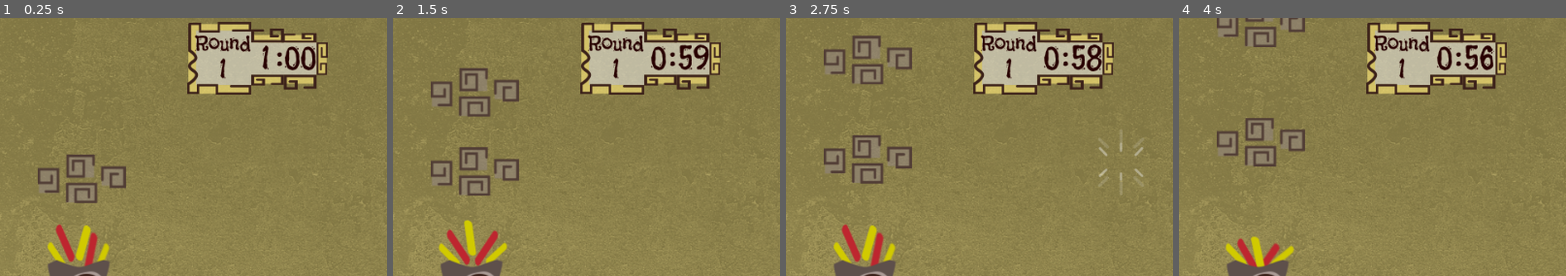
Above: before the commit, frames 1-4 (left to right).
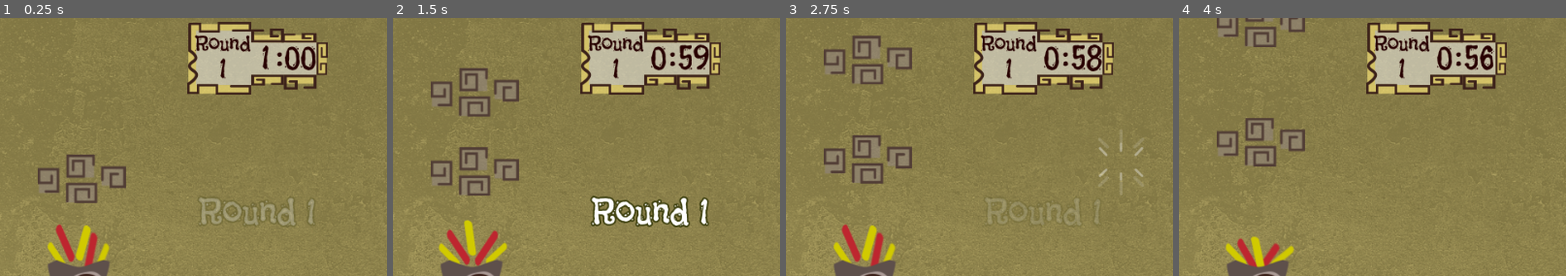
Above: after the commit, the same moments.

Repository: solivo/popol
Game: Godot game, scene res://main/Main.tscn
Same seed, same stepped clock (60 frames per second), same inputs: the game is played once before the commit and once after it.
Inputs (mouse positions are % of the whole screen's width and height, from its top left):
- Up to frame 1 (0.25 s): no input
- Up to frame 2 (1.5 s): move the mouse to (72, 45) at 0.52 s; press the mouse at (72, 45) at 0.53 s; move the mouse to (30, 55) at 1.27 s; release the mouse at (30, 55) at 1.28 s; click (30, 55) at 1.35 s
- Up to frame 3 (2.75 s): move the mouse to (60, 28) at 2.02 s; press the mouse at (60, 28) at 2.03 s
- Up to frame 4 (4 s): move the mouse to (45, 70) at 2.77 s; release the mouse at (45, 70) at 2.78 s; click (45, 70) at 2.85 s; move the mouse to (80, 65) at 3.52 s; press the mouse at (80, 65) at 3.53 s
The pictures show only the part of the screen within x 17-67%, y 0-50%; the shares and areas given below are measured in that part.

The runs differ from the first frame. In frame 1, 1.0% of the frame differs, in the area x 51-82%, y 69-81%; in frame 2, 2.3%, in the area x 50-82%, y 68-82%; in frame 3, 0.2%; in frame 4, nothing differs.

Commit message:
Game Over Panel GUI created

Diff:
--- a/main/Main.tscn
+++ b/main/Main.tscn
@@ -19,6 +19,12 @@
 [ext_resource path="res://scenes/gui/assets/powers_buttons/meteor_button_normal.png" type="Texture" id=17]
 [ext_resource path="res://scenes/gui/assets/powers_buttons/meteor_button_pressed.png" type="Texture" id=18]
 [ext_resource path="res://scenes/gui/assets/powers_buttons/meteor_button_disabled.png" type="Texture" id=19]
+[ext_resource path="res://scenes/gui/assets/fonts/round_announcer_font.tres" type="DynamicFont" id=20]
+[ext_resource path="res://scenes/gui/assets/fonts/game_over_announcer_font.tres" type="DynamicFont" id=21]
+[ext_resource path="res://scenes/gui/assets/game_over_panel/game_over_panel_background.png" type="Texture" id=22]
+[ext_resource path="res://scenes/gui/assets/game_over_panel/restart_button_normal.png" type="Texture" id=23]
+[ext_resource path="res://scenes/gui/assets/game_over_panel/restart_button_pressed.png" type="Texture" id=24]
+[ext_resource path="res://scenes/gui/assets/fonts/game_over_buttons_font.tres" type="DynamicFont" id=25]
 
 [sub_resource type="DynamicFont" id=1]
 size = 26
@@ -26,6 +32,69 @@
 
 [sub_resource type="DynamicFont" id=2]
 size = 35
+font_data = ExtResource( 4 )
+
+[sub_resource type="Animation" id=3]
+resource_name = "round_announcing"
+length = 3.0
+tracks/0/type = "value"
+tracks/0/path = NodePath("RoundAnnouncerLabel:visible")
+tracks/0/interp = 1
+tracks/0/loop_wrap = true
+tracks/0/imported = false
+tracks/0/enabled = true
+tracks/0/keys = {
+"times": PoolRealArray( 0, 2.9 ),
+"transitions": PoolRealArray( 1, 1 ),
+"update": 0,
+"values": [ true, false ]
+}
+tracks/1/type = "value"
+tracks/1/path = NodePath("RoundAnnouncerLabel:self_modulate")
+tracks/1/interp = 1
+tracks/1/loop_wrap = true
+tracks/1/imported = false
+tracks/1/enabled = true
+tracks/1/keys = {
+"times": PoolRealArray( 0, 0.9, 2, 2.9 ),
+"transitions": PoolRealArray( 1, 1, 1, 1 ),
+"update": 0,
+"values": [ Color( 1, 1, 1, 0 ), Color( 1, 1, 1, 1 ), Color( 1, 1, 1, 1 ), Color( 1, 1, 1, 0 ) ]
+}
+
+[sub_resource type="Animation" id=4]
+resource_name = "game_over_announcing"
+length = 3.0
+tracks/0/type = "value"
+tracks/0/path = NodePath("GameOverAnnouncerLabel:visible")
+tracks/0/interp = 1
+tracks/0/loop_wrap = true
+tracks/0/imported = false
+tracks/0/enabled = true
+tracks/0/keys = {
+"times": PoolRealArray( 0, 2.9 ),
+"transitions": PoolRealArray( 1, 1 ),
+"update": 0,
+"values": [ true, false ]
+}
+tracks/1/type = "value"
+tracks/1/path = NodePath("GameOverAnnouncerLabel:self_modulate")
+tracks/1/interp = 1
+tracks/1/loop_wrap = true
+tracks/1/imported = false
+tracks/1/enabled = true
+tracks/1/keys = {
+"times": PoolRealArray( 0, 0.9, 2, 2.9 ),
+"transitions": PoolRealArray( 1, 1, 1, 1 ),
+"update": 0,
+"values": [ Color( 1, 1, 1, 0 ), Color( 1, 1, 1, 1 ), Color( 1, 1, 1, 1 ), Color( 1, 1, 1, 0 ) ]
+}
+
+[sub_resource type="DynamicFont" id=5]
+size = 30
+outline_size = 2
+outline_color = Color( 0.25098, 0.258824, 0.0666667, 1 )
+use_filter = true
 font_data = ExtResource( 4 )
 
 [node name="Node" type="Node"]
@@ -135,6 +204,7 @@
 margin_bottom = -164.0
 
 [node name="MainPanel" type="HBoxContainer" parent="GUI"]
+editor/display_folded = true
 anchor_left = 0.5
 anchor_top = 1.0
 anchor_right = 0.5
@@ -294,7 +364,111 @@
 texture_normal = ExtResource( 17 )
 texture_pressed = ExtResource( 18 )
 texture_disabled = ExtResource( 19 )
+
+[node name="RoundAnnouncerContainer" type="MarginContainer" parent="GUI"]
+editor/display_folded = true
+anchor_left = 0.5
+anchor_top = 0.5
+anchor_right = 0.5
+anchor_bottom = 0.5
+margin_left = -72.0
+margin_top = -19.5
+margin_right = 72.0
+margin_bottom = 19.5
+custom_constants/margin_top = -160
+
+[node name="RoundAnnouncerLabel" type="Label" parent="GUI/RoundAnnouncerContainer"]
+self_modulate = Color( 1, 1, 1, 0 )
+margin_top = -90.0
+margin_right = 144.0
+margin_bottom = -32.0
+custom_fonts/font = ExtResource( 20 )
+text = "Round 1"
+
+[node name="AnimationPlayer" type="AnimationPlayer" parent="GUI/RoundAnnouncerContainer"]
+autoplay = "round_announcing"
+anims/round_announcing = SubResource( 3 )
+
+[node name="GameOverAnnouncer" type="MarginContainer" parent="GUI"]
+anchor_left = 0.5
+anchor_top = 0.5
+anchor_right = 0.5
+anchor_bottom = 0.5
+margin_left = -72.0
+margin_top = -19.5
+margin_right = 72.0
+margin_bottom = 19.5
+custom_constants/margin_top = -160
+
+[node name="GameOverAnnouncerLabel" type="Label" parent="GUI/GameOverAnnouncer"]
+visible = false
+margin_top = -90.0
+margin_right = 198.0
+margin_bottom = -32.0
+custom_fonts/font = ExtResource( 21 )
+custom_colors/font_color = Color( 1, 0.443137, 0.443137, 1 )
+text = "Game Over"
+
+[node name="AnimationPlayer" type="AnimationPlayer" parent="GUI/GameOverAnnouncer"]
+anims/game_over_announcing = SubResource( 4 )
+
+[node name="GameOverPanel" type="MarginContainer" parent="GUI"]
+editor/display_folded = true
+visible = false
+anchor_left = 0.5
+anchor_top = 0.5
+anchor_right = 0.5
+anchor_bottom = 0.5
+margin_left = -154.713
+margin_top = -179.42
+margin_right = 134.287
+margin_bottom = 26.58
+
+[node name="Background" type="TextureRect" parent="GUI/GameOverPanel"]
+margin_right = 289.0
+margin_bottom = 206.0
+texture = ExtResource( 22 )
+
+[node name="Menu" type="VBoxContainer" parent="GUI/GameOverPanel/Background"]
+anchor_left = 0.5
+anchor_top = 0.5
+anchor_right = 0.5
+anchor_bottom = 0.5
+margin_left = -66.0
+margin_top = -20.0
+margin_right = 68.5
+margin_bottom = 27.5
+alignment = 1
+
+[node name="RestartButton" type="TextureButton" parent="GUI/GameOverPanel/Background/Menu"]
+margin_right = 137.0
+margin_bottom = 55.0
+texture_normal = ExtResource( 23 )
+texture_pressed = ExtResource( 24 )
+
+[node name="Label" type="Label" parent="GUI/GameOverPanel/Background/Menu/RestartButton"]
+margin_left = 24.6471
+margin_top = 11.4433
+margin_right = 114.647
+margin_bottom = 48.4433
+custom_fonts/font = ExtResource( 25 )
+custom_colors/font_color = Color( 0.172549, 0.145098, 0.027451, 1 )
+custom_colors/font_outline_modulate = Color( 0, 0, 0, 1 )
+text = "Restart"
+
+[node name="RoundsSurvivedLabel" type="Label" parent="GUI/GameOverPanel/Background"]
+anchor_left = 0.5
+anchor_top = 0.5
+anchor_right = 0.5
+anchor_bottom = 0.5
+margin_left = -112.5
+margin_top = -65.0
+margin_right = 112.5
+margin_bottom = -16.0
+custom_fonts/font = SubResource( 5 )
+text = "Rounds survived: 1"
 [connection signal="corn_amount_changed" from="World" to="GUI" method="_on_World_corn_amount_changed"]
+[connection signal="game_over" from="World" to="GUI" method="_on_World_game_over"]
 [connection signal="meteor_button_disabled" from="World" to="GUI" method="_on_World_meteor_button_disabled"]
 [connection signal="meteor_button_enabled" from="World" to="GUI" method="_on_World_meteor_button_enabled"]
 [connection signal="meteor_panel_disabled" from="World" to="GUI" method="_on_World_meteor_panel_disabled"]
@@ -317,5 +491,6 @@
 [connection signal="gui_input" from="GUI/MainPanel/MarginContainer/UnitsPanel" to="GUI" method="_on_UnitsPanel_gui_input"]
 [connection signal="pressed" from="GUI/MainPanel/PowersPanelContainer/MeteorPanel" to="GUI" method="_on_MeteorPanel_pressed"]
 [connection signal="pressed" from="GUI/PowersPanel/MeteorPowerButton" to="GUI" method="_on_MeteorPower_pressed"]
+[connection signal="animation_finished" from="GUI/GameOverAnnouncer/AnimationPlayer" to="GUI" method="_on_AnimationPlayer_animation_finished"]
 
 [editable path="World"]
--- a/scenes/gui/GUI.gd
+++ b/scenes/gui/GUI.gd
@@ -1,6 +1,7 @@
 extends Control
 
 
+var end_round = 0 #Store the end round
 
 #Connection to the World Scene
 signal unit_panel_pressed #Attemps to create a new unit
@@ -57,6 +58,20 @@
 func update_meteors_amount(current_meteors):
 	$MainPanel/PowersPanelContainer/MeteorPanel/MeteorsAmountLabel.text = str(current_meteors)
 
+func announce_round(current_round):
+	$RoundAnnouncerContainer/RoundAnnouncerLabel.text = "Round " + str(current_round)
+	$RoundAnnouncerContainer/AnimationPlayer.play("round_announcing")
+
+func announce_game_over():
+	$GameOverAnnouncer/AnimationPlayer.play("game_over_announcing")
+
+func show_game_over_panel():
+	$GameOverPanel/Background/RoundsSurvivedLabel.text = "Rounds survived: " + str(end_round)
+	$GameOverPanel.visible = true
+
+func hide_game_over_panel():
+	$GameOverPanel.visible = false
+
 func _on_CloudsController_gui_input(event: InputEvent) -> void:
 	if event.is_action_pressed("mouse_click"):
 		emit_signal("cloud_area_clicked", get_global_mouse_position())
@@ -92,7 +107,7 @@
 
 func _on_World_round_changed(current_round) -> void:
 	update_round_count(current_round)
-
+	announce_round(current_round)
 
 func _on_World_unit_panel_disabled() -> void:
 	disable_unit_panel()
@@ -133,3 +148,13 @@
 
 func _on_World_meteors_amount_changed(current_meteors) -> void:
 	update_meteors_amount(current_meteors)
+
+
+func _on_World_game_over(current_round) -> void:
+	end_round = current_round
+	announce_game_over()
+
+
+func _on_AnimationPlayer_animation_finished(anim_name: String) -> void:
+	if anim_name == "game_over_announcing":
+		show_game_over_panel()
--- /dev/null
+++ b/scenes/gui/assets/fonts/game_over_announcer_font.tres
@@ -0,0 +1,10 @@
+[gd_resource type="DynamicFont" load_steps=2 format=2]
+
+[ext_resource path="res://scenes/gui/assets/fonts/Flavors-Regular.ttf" type="DynamicFontData" id=1]
+
+[resource]
+size = 45
+outline_size = 2
+outline_color = Color( 0.25098, 0.258824, 0.0666667, 1 )
+use_filter = true
+font_data = ExtResource( 1 )
--- /dev/null
+++ b/scenes/gui/assets/fonts/game_over_buttons_font.tres
@@ -0,0 +1,7 @@
+[gd_resource type="DynamicFont" load_steps=2 format=2]
+
+[ext_resource path="res://scenes/gui/assets/fonts/Flavors-Regular.ttf" type="DynamicFontData" id=1]
+
+[resource]
+size = 28
+font_data = ExtResource( 1 )
--- /dev/null
+++ b/scenes/gui/assets/fonts/round_announcer_font.tres
@@ -0,0 +1,10 @@
+[gd_resource type="DynamicFont" load_steps=2 format=2]
+
+[ext_resource path="res://scenes/gui/assets/fonts/Flavors-Regular.ttf" type="DynamicFontData" id=1]
+
+[resource]
+size = 45
+outline_size = 2
+outline_color = Color( 0.25098, 0.258824, 0.0666667, 1 )
+use_filter = true
+font_data = ExtResource( 1 )
--- a/scenes/human/enemy/warrior/EnemyWarrior.gd
+++ b/scenes/human/enemy/warrior/EnemyWarrior.gd
@@ -5,4 +5,4 @@
 	default_side = "left"
 	current_side = default_side
 	unit_target = "warrior"
-	winning_factor = [false]
+	winning_factor = [true]
--- a/world/World.gd
+++ b/world/World.gd
@@ -70,6 +70,7 @@
 signal meteor_panel_enabled
 signal progress_meteor_creation_changed(current_time, duration)
 signal meteors_amount_changed(current_meteors)
+signal game_over(current_round)
 
 #Building
 signal unit_created
@@ -123,7 +124,6 @@
 	emit_signal("round_seconds_changed", current_seconds)
 	emit_signal("round_changed", current_round)
 	emit_signal("meteor_button_disabled")
-
 	#Start timer
 	$RoundTimer.start()
 
@@ -179,6 +179,7 @@
 		emit_signal("units_amount_changed", current_units)
 		if current_units == 0:
 			print("Game Over!!!!")
+			game_over()
 
 func end_round():
 	current_round += 1
@@ -193,6 +194,9 @@
 func increase_dificulty():
 	enemies_peer_round += 4
 	total_enemies = enemies_peer_round #Increase the enemy numbers
+
+func game_over():
+	emit_signal("game_over", current_round)
 
 func execute_power(cursor_position):
 	#Instance a meteor on the cursor position
Not shown: 1 places in main/Main.tscn that only renumber resources
Binary file added: scenes/gui/assets/game_over_panel/game_over_panel_background.png
Not shown, added: scenes/gui/assets/game_over_panel/game_over_panel_background.png.import
Binary file added: scenes/gui/assets/game_over_panel/restart_button_normal.png
Not shown, added: scenes/gui/assets/game_over_panel/restart_button_normal.png.import
Binary file added: scenes/gui/assets/game_over_panel/restart_button_pressed.png
Not shown, added: scenes/gui/assets/game_over_panel/restart_button_pressed.png.import
